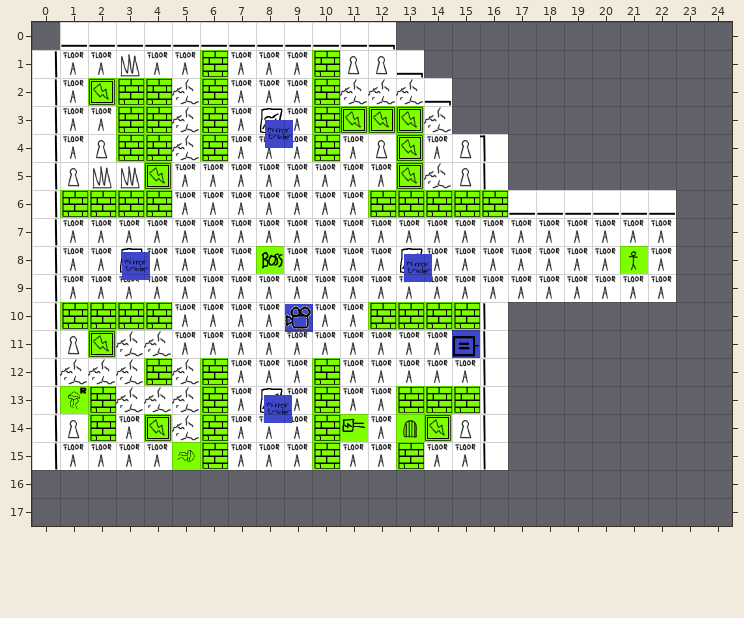
Tiled map: assets/levels/BossLevel.tmx. The picture above was drawn from the file before the commit.
Cells are 64x64 px. Shown: x 0..24, y 0..17.
After the commit:
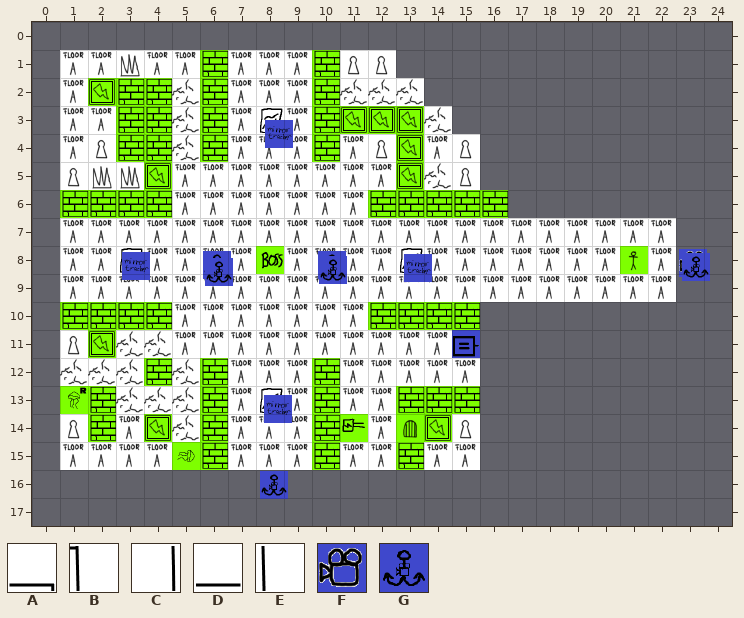
Key: from "Tileset": A 17, B 19, C 20, D 21, E 22, F 57, G 66.
_ is an empty cell.
Objects are placed by their top-left corner, in cells (3,4 is the top-left corner of cell 3,4); size is 1x1 cell unless given.
Tiles replaced or removed in this view: A, B, C, D, E.
Difference:
Changed rows in their new state; . is an unchanged cell.
Layer "Tile Layer 1":
first column x 0:
 0 .____________..........
 1 _............_.........
 2 _............._........
 3 _......................
 4 _..............._......
 5 _..............._......
 6 _................______
 7 _......................
 8 _......................
 9 _......................
10 _..............._......
11 _..............._......
12 _..............._......
13 _..............._......
14 _..............._......
15 _..............._......
Layer "Object Layer 1":
changed: F at 9,10.1 -> F at 23.1,8.1
added: G at 6.1,8.2
added: G at 10.2,8.2
added: G at 23.2,8.2
added: G at 10.2,8.4
added: G at 6.2,8.4
added: G at 8.1,16
Pixel boxes of the changes (left, top, right, bottom) in both pictures:
changed: (32, 22, 452, 470)
removed: (480, 134, 676, 218)
changed: (679, 249, 710, 281)
removed: (480, 302, 508, 470)
added: (260, 471, 288, 499)
